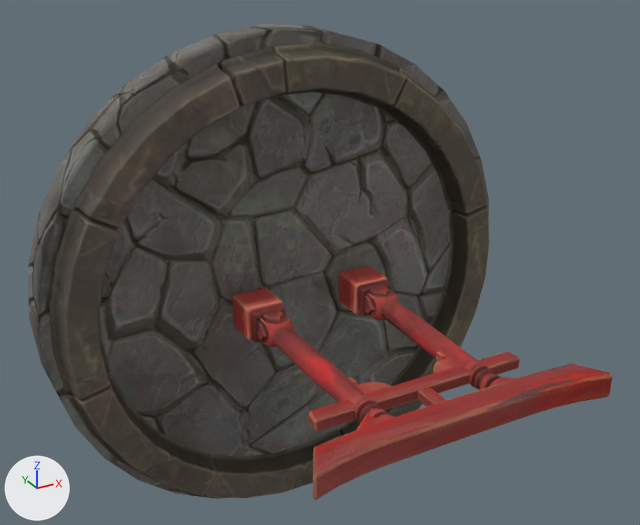
The FBX model resources/meshes/steampunk.fbx, before and after one commit.
Camera for both pictures: a 50 mm lens placed at (-0.735, -1.226, 0.761), pointed at (-0.044, 0.03, 0.133). Arrows for +X, +Y and +Z are at lower left; the lights stay in place. The older version comes first.
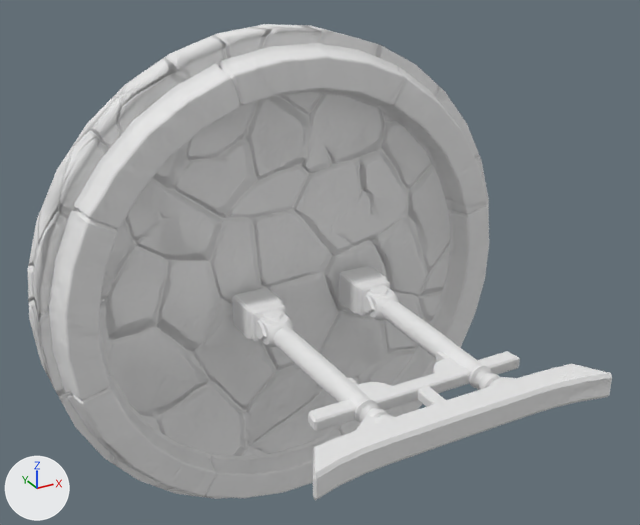
The newer file is also turned or shifted as a whole; pictures and numbers use the older file's frame.

What changed in the scene script:
```text
Change mat_trims_wood:
    where n2 = _N.new('ShaderNodeTexImage'); n2.name = 'Image Texture'
    n2.image: img_wood_trim_bc_jpg -> img_wood_trims_r_jpg
    where n3 = _N.new('ShaderNodeTexImage'); n3.name = 'Image Texture.001'
    remove n4 = _N.new('ShaderNodeTexImage'); n4.name = 'Image Texture.002'
    remove n4.image = img_wood_trims_n_jpg
    n3.image: img_wood_trims_r_jpg -> img_wood_trims_n_jpg
    where n0 = _N.new('ShaderNodeBsdfPrincipled'); n0.name = 'Principled BSDF'
    where n5 = _N.new('ShaderNodeNormalMap'); n5.name = 'Normal Map'
    remove _L.new(n2.outputs[0], n0.inputs[0])  # 'Color' to 'Base Color'
    remove _L.new(n3.outputs[0], n0.inputs[2])  # 'Color' to 'Roughness'
    remove _L.new(n4.outputs[0], n5.inputs[1])  # 'Color' to 'Color'
    add _L.new(n2.outputs[0], n0.inputs[2])  # 'Color' to 'Roughness'
    add _L.new(n3.outputs[0], n5.inputs[1])  # 'Color' to 'Color'
Change mat_wall_stone:
    where n2 = _N.new('ShaderNodeTexImage'); n2.name = 'Image Texture'
    n2.image: img_wall_stone_bc_jpg -> img_wall_stone_r_jpg
    where n3 = _N.new('ShaderNodeTexImage'); n3.name = 'Image Texture.001'
    remove n4 = _N.new('ShaderNodeTexImage'); n4.name = 'Image Texture.002'
    remove n4.image = img_wall_stone_n_jpg
    n3.image: img_wall_stone_r_jpg -> img_wall_stone_n_jpg
    where n0 = _N.new('ShaderNodeBsdfPrincipled'); n0.name = 'Principled BSDF'
    where n5 = _N.new('ShaderNodeNormalMap'); n5.name = 'Normal Map'
    remove _L.new(n2.outputs[0], n0.inputs[0])  # 'Color' to 'Base Color'
    remove _L.new(n3.outputs[0], n0.inputs[2])  # 'Color' to 'Roughness'
    remove _L.new(n4.outputs[0], n5.inputs[1])  # 'Color' to 'Color'
    add _L.new(n2.outputs[0], n0.inputs[2])  # 'Color' to 'Roughness'
    add _L.new(n3.outputs[0], n5.inputs[1])  # 'Color' to 'Color'
Change mat_stone_trims:
    where n2 = _N.new('ShaderNodeTexImage'); n2.name = 'Image Texture'
    n2.image: img_stone_trims_bc_jpg -> img_stone_trims_r_jpg
    where n3 = _N.new('ShaderNodeTexImage'); n3.name = 'Image Texture.001'
    remove n4 = _N.new('ShaderNodeTexImage'); n4.name = 'Image Texture.002'
    remove n4.image = img_stonework_n_jpg
    n3.image: img_stone_trims_r_jpg -> img_stonework_n_jpg
    where n0 = _N.new('ShaderNodeBsdfPrincipled'); n0.name = 'Principled BSDF'
    where n5 = _N.new('ShaderNodeNormalMap'); n5.name = 'Normal Map'
    remove _L.new(n2.outputs[0], n0.inputs[0])  # 'Color' to 'Base Color'
    remove _L.new(n3.outputs[0], n0.inputs[2])  # 'Color' to 'Roughness'
    remove _L.new(n4.outputs[0], n5.inputs[1])  # 'Color' to 'Color'
    add _L.new(n2.outputs[0], n0.inputs[2])  # 'Color' to 'Roughness'
    add _L.new(n3.outputs[0], n5.inputs[1])  # 'Color' to 'Color'
Change mat_beams_patterns:
    remove # nodes: BsdfPrincipled, NormalMap, OutputMaterial, TexImage x4
    remove # uses the picture img_beams_partterns_bc_jpg
    nodes: BsdfPrincipled, NormalMap, OutputMaterial, TexImage x3
Change mat_beams_dougong:
    remove # nodes: BsdfPrincipled, NormalMap, OutputMaterial, TexImage x4
    remove # uses the picture img_beams_dougong_bc_jpg
    nodes: BsdfPrincipled, NormalMap, OutputMaterial, TexImage x3
```

Changed parts and their boxes (x1, y1, x2, y2) in the pictures (640 x 525 px):
'Cube.032', surface changed (lighter): (28, 24, 612, 500) in both
